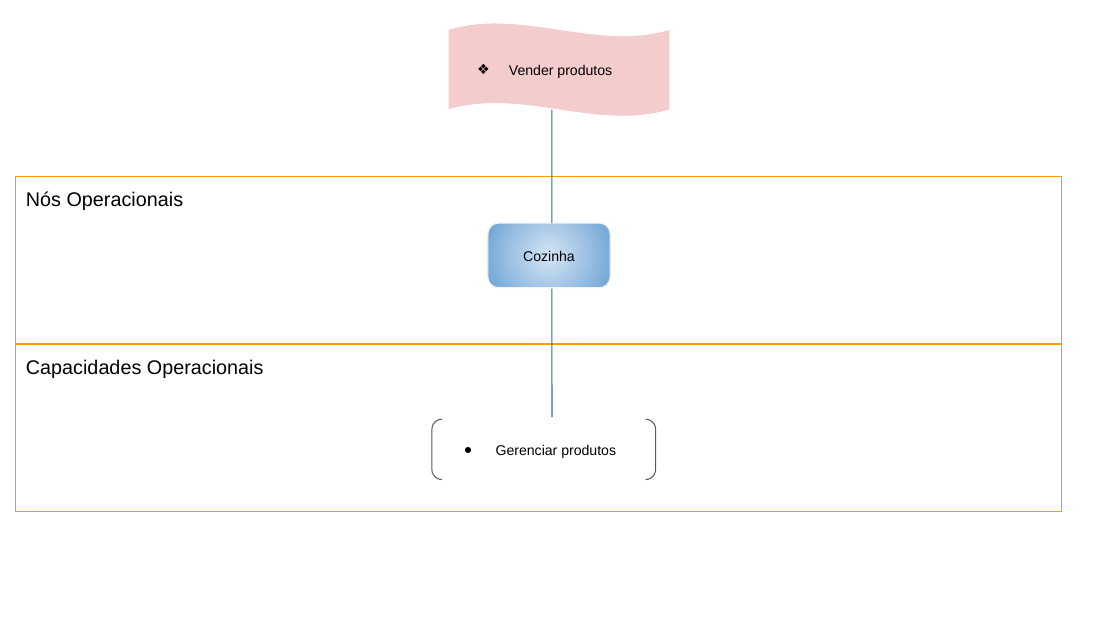
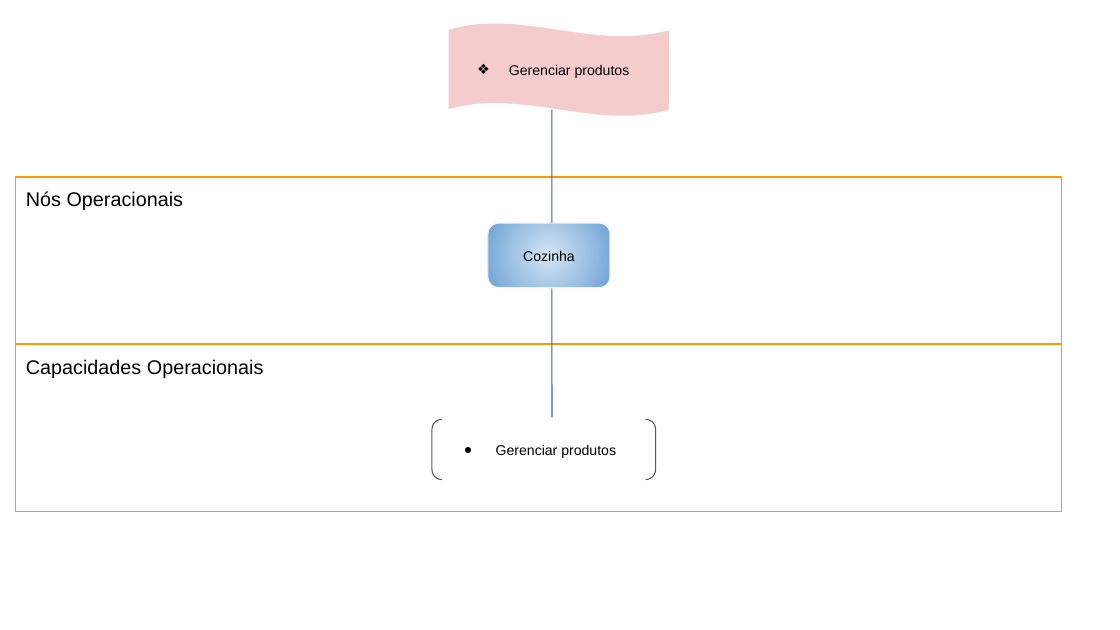
Before and after one commit to Darienzo08/ope_ads, a slide deck: slide 4 of docs/ARTEFATOS(15-23)/Arquitetura_Negócio/15) Arquitetura de Negócio para cada Cenário.pptx. Drawn at 1120x630 pixels with LibreOffice and Linux fonts; fonts in the diff are those of the drawing. Boxes give left, top, right and bottom in pixels: in the first picture for what was removed or moved away, otherwise in the second. Text is boxed around its words. In the diff, an @@ line names an element or a change of style, - is before the commit and + after.

```diff
--- a/docs/ARTEFATOS(15-23)/Arquitetura_Negócio/15) Arquitetura de Negócio para cada Cenário.pptx
+++ b/docs/ARTEFATOS(15-23)/Arquitetura_Negócio/15) Arquitetura de Negócio para cada Cenário.pptx
@@ text in wave at (509,64,630,78): text changed @@
-❖ Vender produtos
+❖ Gerenciar produtos
```
Also in this commit, not shown: 3 other slides changed, 1 other file.
